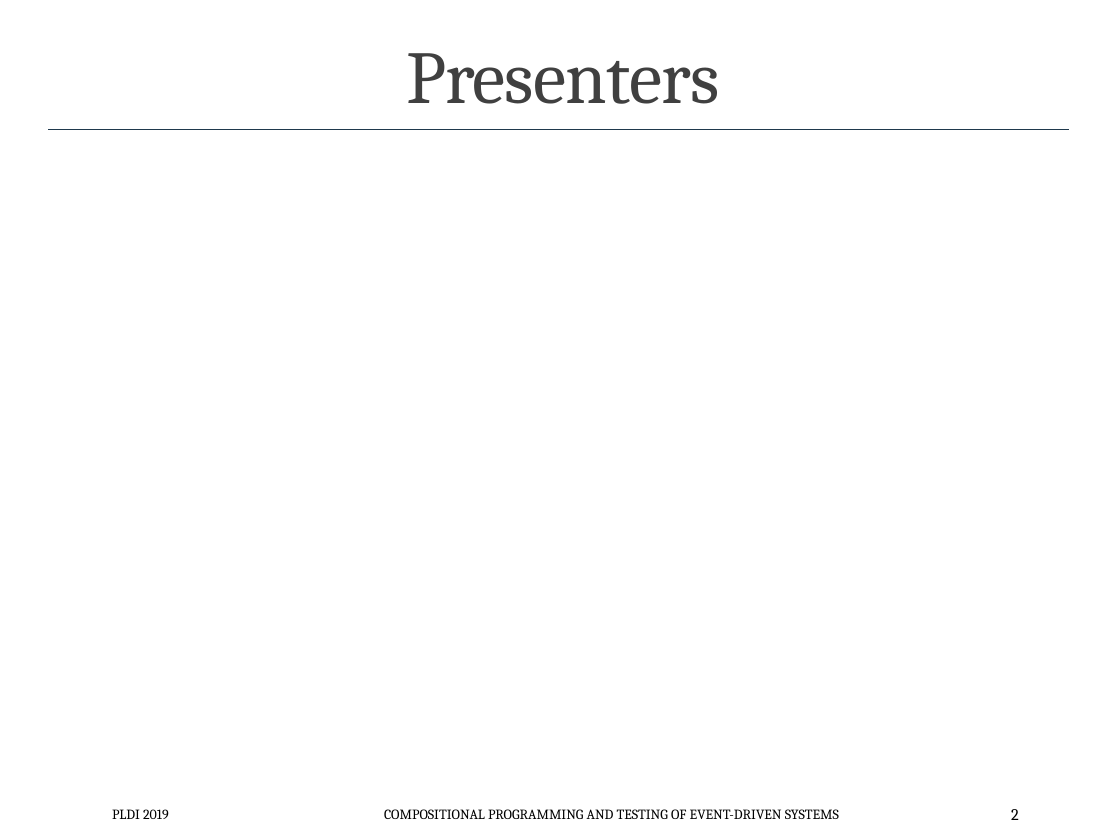
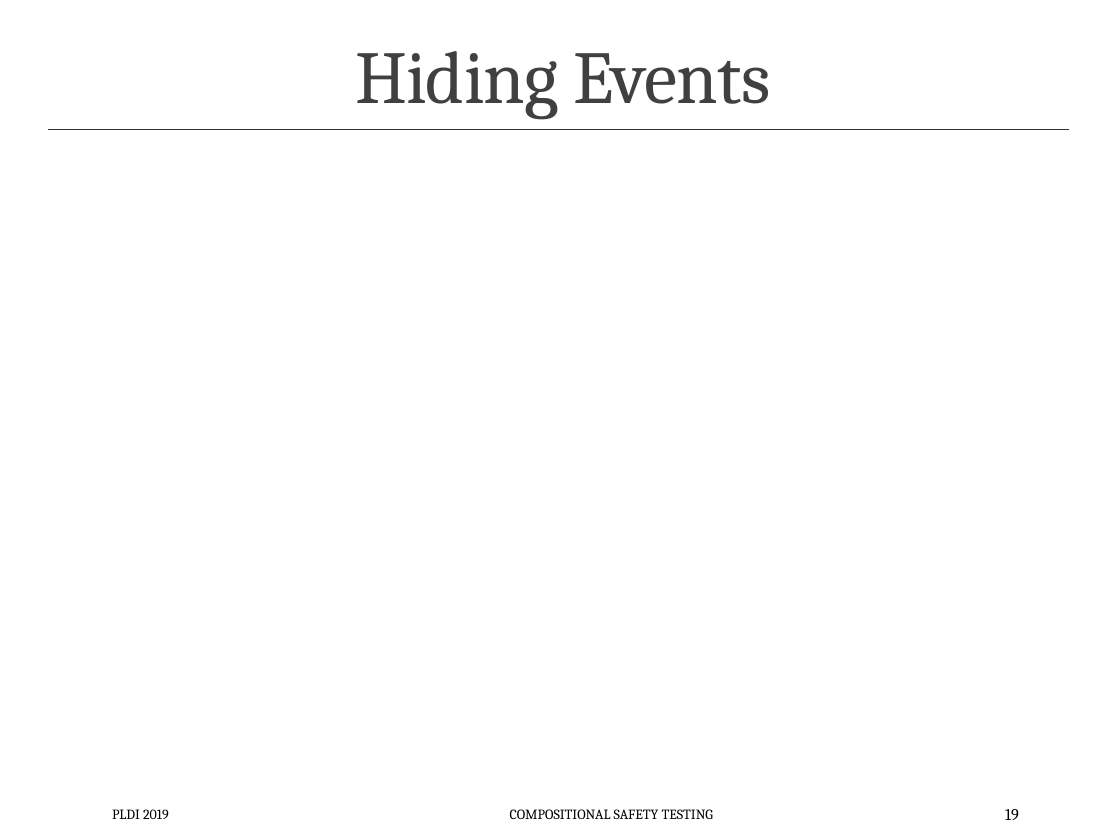
Before and after one commit to p-org/plditutorial, a slide deck: slide 19 of Presentations/CompositionalSafetyTesting.pptx (slide 2 before the commit). Drawn at 1120x840 pixels with LibreOffice and Linux fonts; fonts in the diff are those of the drawing; grey boxes stand for pictures. Boxes give left, top, right and bottom in pixels: in the first picture for what was removed or moved away, otherwise in the second. Text is boxed around its words. In the diff, an @@ line names an element or a change of style, - is before the commit and + after.

```diff
--- a/Presentations/CompositionalSafetyTesting.pptx
+++ b/Presentations/CompositionalSafetyTesting.pptx
@@ title at (355, 51, 771, 119): text changed @@
-Presenters
+Hiding Events
@@ text at (510, 809, 713, 819): text changed @@
-COMPOSITIONAL PROGRAMMING AND TESTING OF EVENT-DRIVEN SYSTEMS
+COMPOSITIONAL SAFETY TESTING
@@ page number at (1005, 809, 1019, 820): text changed @@
-2
+19
```
Also in this commit, not shown: 2 other slides changed, 18 slides added, 2 other files.
